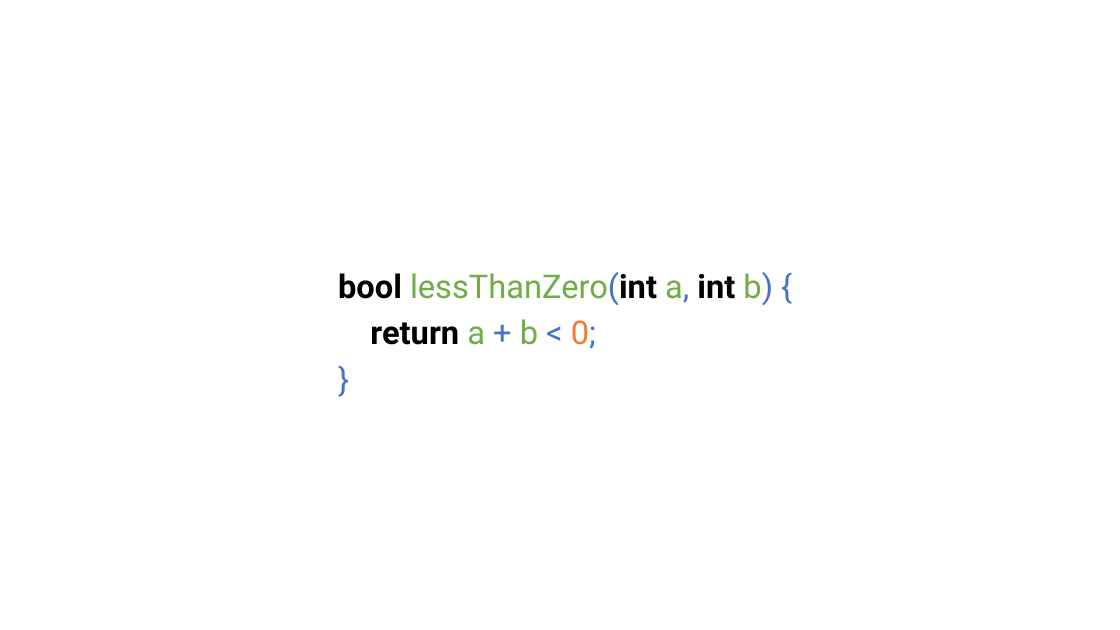
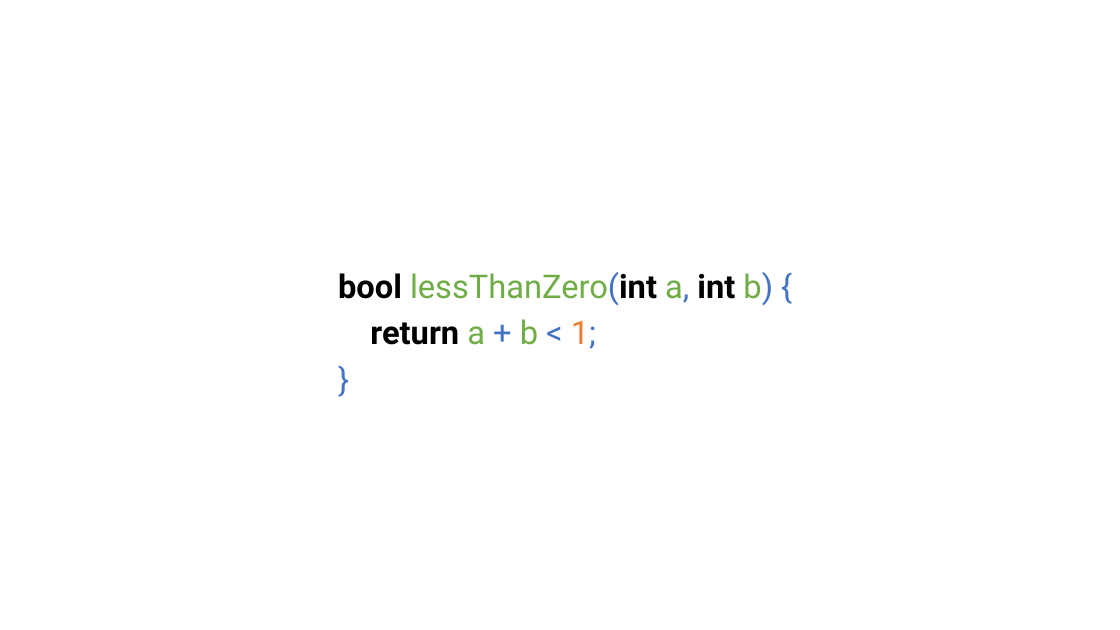
Before and after one commit to ganoliz/NI-GEN, a slide deck: slide 54 of media/NI-GEN-1.pptx. Drawn at 1120x630 pixels with LibreOffice and Linux fonts; fonts in the diff are those of the drawing. Boxes give left, top, right and bottom in pixels: in the first picture for what was removed or moved away, otherwise in the second. Text is boxed around its words. In the diff, an @@ line names an element or a change of style, - is before the commit and + after.

```diff
--- a/media/NI-GEN-1.pptx
+++ b/media/NI-GEN-1.pptx
@@ text at bbox=[370, 319, 596, 349]: text changed @@
-return a + b < 0;
+return a + b < 1;
```
Also in this commit, not shown: 8 other slides changed, 1 other file.
